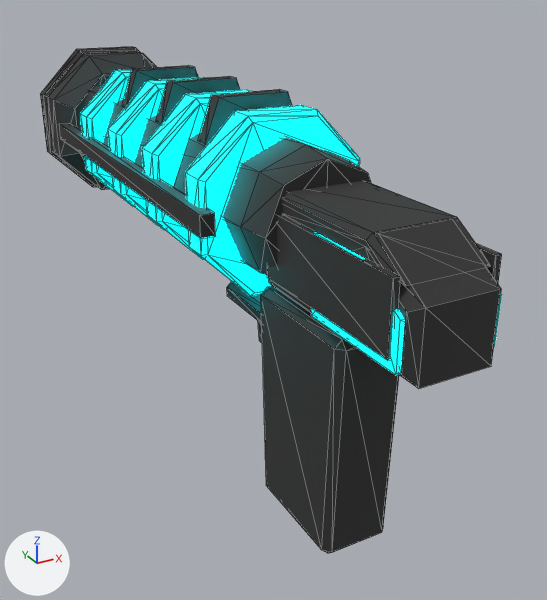
Renders of the glTF model public/assets/models/beam.glb from each side of a commit.
Camera for both pictures: a camera (50 mm lens) standing at (-0.195, -0.301, 0.187) and looking at (0.025, 0.099, -0.013). The axes (+X, +Y, +Z) are drawn at lower left. The lights are the same throughout. The older version comes first. Mesh edges are drawn as thin lines. Where no turn or scale is listed for an object, it has been applied to the vertices. Vertices at exactly the same position are counted once.

The scene before the commit, as lines of its bpy script (objects in view):
```python
me_frame = bpy.data.meshes.new('frame')
me_frame.from_pydata(...)  # 100 vertices, 184 faces; spans x -0.054..0.054, y -0.1..0.342, z 0.0..0.124
me_frame.materials.append(mat_mat_interactive)  # dark grey #303030
me_grip = bpy.data.meshes.new('grip')
me_grip.from_pydata(...)  # 24 vertices, 44 faces; spans x -0.02..0.02, y -0.0451..0.0351, z -0.1..0.03
me_grip.materials.append(mat_mat_interactive)  # dark grey #303030
me_heat_vents = bpy.data.meshes.new('heat_vents')
me_heat_vents.from_pydata(...)  # 128 vertices, 240 faces; spans x -0.049..0.049, y 0.04..0.257, z 0.021..0.119
me_heat_vents.materials.append(mat_mat_player_cyan)  # cyan #00f3ff, glowing cyan #00f3ff
me_trim = bpy.data.meshes.new('trim')
me_trim.from_pydata(...)  # 120 vertices, 196 faces; spans x -0.056..0.056, y -0.09..0.346, z -0.02..0.126
me_trim.materials.append(mat_mat_interactive)  # dark grey #303030
ob_frame = bpy.data.objects.new('frame', me_frame)
ob_frame.location = (0.0, 0.0, 0.0)
ob_grip = bpy.data.objects.new('grip', me_grip)
ob_grip.location = (0.0, 0.0, 0.0)
ob_heat_vents = bpy.data.objects.new('heat_vents', me_heat_vents)
ob_heat_vents.location = (0.0, 0.0, 0.0)
ob_trim = bpy.data.objects.new('trim', me_trim)
ob_trim.location = (0.0, 0.0, 0.0)
# also in view: 'heat_cell' at (0.0, -0.062, 0.06)
```
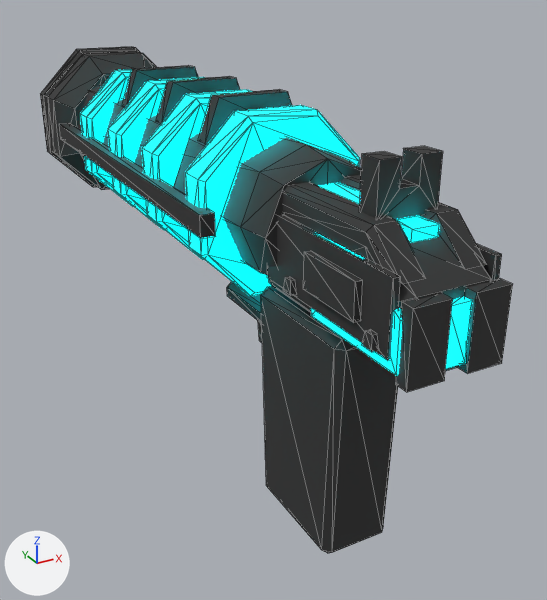
Location of each change, [x1, y1, x2, y2] in pixels of the pictures (547 x 600 px):
'trim', reshaped (10% taller): before [40, 46, 502, 361]; after [40, 46, 513, 392]
'frame', reshaped: before [48, 51, 501, 389]; after [48, 51, 491, 371]
'heat_vents', reshaped (40% wider, 32% taller): before [80, 69, 360, 296]; after [80, 69, 472, 369]
part 1 of me_frame, added: after [303, 251, 362, 323]
part 2 of me_frame, cut back: before [269, 267, 501, 389]; after [269, 230, 491, 371]
part 3 of me_heat_vents, added (cyan): after [320, 183, 439, 242]
part 4 of me_heat_vents, added (cyan): after [446, 297, 472, 369]
part 5 of me_trim, added: after [396, 293, 453, 392]
part 6 of me_trim, added: after [457, 278, 513, 374]
part 7 of me_trim, added: after [359, 146, 443, 220]
part 8 of me_trim, built on: before [283, 180, 490, 286]; after [283, 175, 486, 284]

What changed in the scene script:
```text
Change me_frame:
    used by ob_frame; location = (0.0, 0.0, 0.0)
    remove me_frame.from_pydata(...)  # 100 vertices, 184 faces; spans x -0.054..0.054, y -0.1..0.342, z 0.0..0.124
    add me_frame.from_pydata(...)  # 124 vertices, 220 faces; spans x -0.054..0.054, y -0.094..0.342, z 0.0..0.124
    me_frame part 1: a new loose piece, a box spanning x -0.0305..-0.027, y -0.07..-0.03, z 0.054..0.072, in mat_mat_interactive (dark grey #303030)
    me_frame part 2
    4 vertices in x -0.024..0.024, y -0.1..-0.095, z 0.035..0.04 move by (0.0, 0.006, 0.0)
    4 vertices in x -0.024..0.024, y -0.1..-0.095, z 0.067..0.07 move by (0.0, 0.006, 0.002)
    16 vertices are added at x -0.031..-0.027, y -0.083..-0.012, z 0.047..0.054
    24 new faces join them
Change me_heat_vents:
    used by ob_heat_vents; location = (0.0, 0.0, 0.0)
    remove me_heat_vents.from_pydata(...)  # 128 vertices, 240 faces; spans x -0.049..0.049, y 0.04..0.257, z 0.021..0.119
    add me_heat_vents.from_pydata(...)  # 144 vertices, 264 faces; spans x -0.049..0.049, y -0.098..0.257, z 0.021..0.119
    me_heat_vents part 3: a new loose piece, a box spanning x -0.007..0.007, y -0.074..0.018, z 0.086..0.0915, in mat_mat_player_cyan (cyan #00f3ff, glowing cyan #00f3ff)
    me_heat_vents part 4: a new loose piece, a box spanning x -0.006..0.006, y -0.098..-0.093, z 0.039..0.067, in mat_mat_player_cyan (cyan #00f3ff, glowing cyan #00f3ff)
Change me_trim:
    used by ob_trim; location = (0.0, 0.0, 0.0)
    remove me_trim.from_pydata(...)  # 120 vertices, 196 faces; spans x -0.056..0.056, y -0.09..0.346, z -0.02..0.126
    add me_trim.from_pydata(...)  # 168 vertices, 276 faces; spans x -0.056..0.056, y -0.1..0.346, z -0.02..0.126
    me_trim part 5: a new loose piece, a box spanning x -0.025..-0.006, y -0.1..-0.093, z 0.035..0.071, in mat_mat_interactive (dark grey #303030)
    me_trim part 6: a new loose piece, a box spanning x 0.006..0.025, y -0.1..-0.093, z 0.035..0.071, in mat_mat_interactive (dark grey #303030)
    me_trim part 7: a new loose piece of 16 vertices spanning x -0.016..0.016, y -0.062..-0.05, z 0.092..0.118, in mat_mat_interactive (dark grey #303030)
    me_trim part 8
    4 vertices are removed from x -0.022..0.022, y -0.09..0.02, z 0.076..0.091
    18 faces are deleted
    5 vertices in x -0.024..0.024, y -0.067..0.02, z 0.088..0.091 move by (0.0, 0.0, 0.003)
    3 vertices move from x -0.024..0.024, y -0.09..-0.082, z 0.076..0.078 to x -0.024..0.024, y -0.088..-0.08, z 0.076..0.079
    14 vertices are added at x -0.022..0.01, y -0.088..0.02, z 0.076..0.094
    6 new vertices lie (0.012, 0.0, 0.0) away from vertices in x -0.022..0.01, y -0.088..0.02, z 0.076..0.094
    46 new faces join them
```
